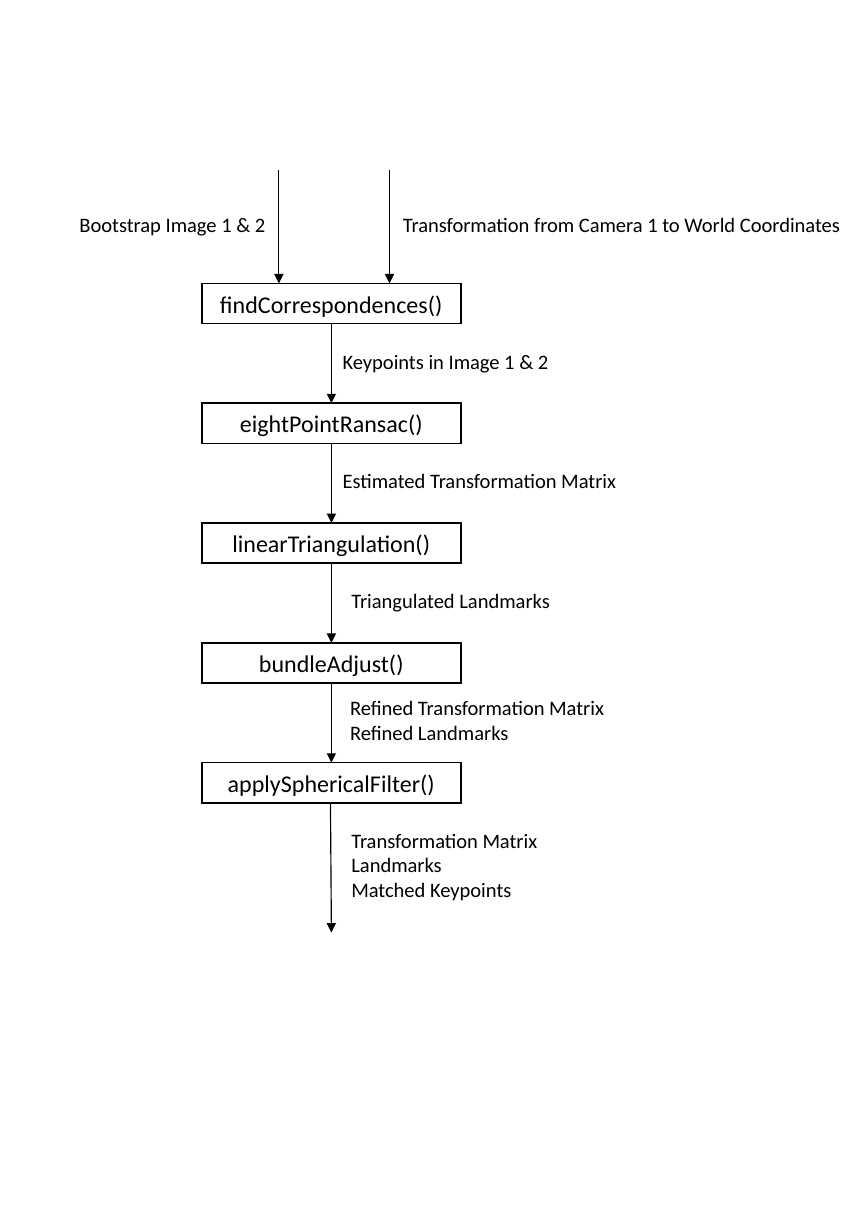
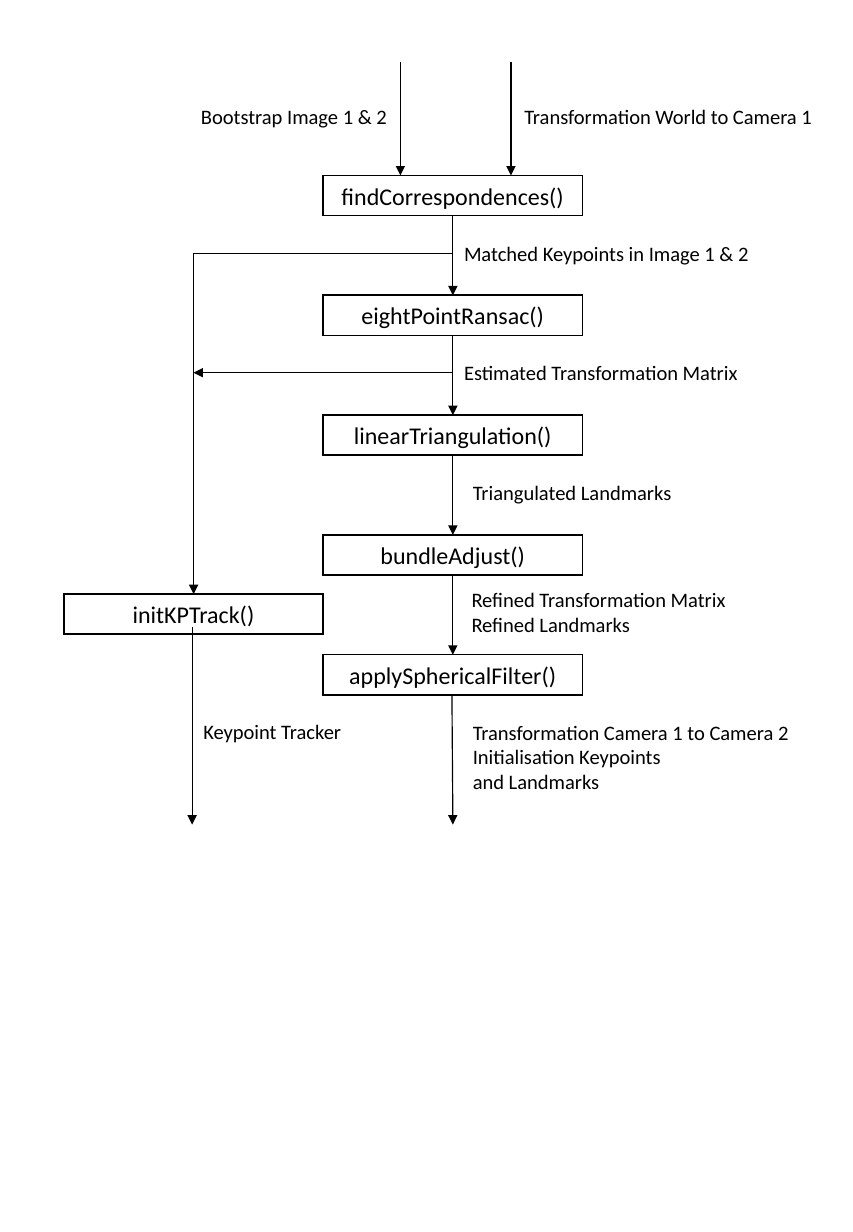
Before and after one commit to mvoellmy/vizbiz, a slide deck: slide 1 of latex/graphics/init_chart.pptx. Drawn at 853x1232 pixels with LibreOffice and Linux fonts; fonts in the diff are those of the drawing. Boxes give left, top, right and bottom in pixels: in the first picture for what was removed or moved away, otherwise in the second. Text is boxed around its words. In the diff, an @@ line names an element or a change of style, - is before the commit and + after.

Commit message:
updated init chart

```diff
--- a/latex/graphics/init_chart.pptx
+++ b/latex/graphics/init_chart.pptx
@@ text at [524, 109, 811, 124]: text changed @@
-Transformation from Camera 1 to World Coordinates
+Transformation World to Camera 1
@@ elbow arrow added from (453, 254) to (193, 594), #000000 0.75 pt @@
@@ text at [464, 246, 748, 265]: text changed @@
-Keypoints in Image 1 & 2
+Matched Keypoints in Image 1 & 2
@@ arrow added from (453, 373) to (193, 373), #000000 0.75 pt @@
@@ rectangle added at [64, 594, 323, 633], outline #000000 1 pt, 15.2 pt, text #000000 @@
+initKPTrack()
@@ text "Refined Transformation Matrix": place and size @@
-text "Refined Transformation Matrix" at [350, 700, 604, 740]
+text "Refined Transformation Matrix" at [472, 592, 726, 632]
@@ arrow added from (192, 628) to (192, 825), #000000 0.75 pt @@
@@ 7 arrows, 5 rectangles, 3 texts: place and size @@
-7 arrows, 5 rectangles, 3 texts at [79, 171, 616, 933]
+7 arrows, 5 rectangles, 3 texts at [201, 63, 738, 825]
@@ text added at [203, 724, 341, 743], 13 pt, text #000000 @@
+Keypoint Tracker
@@ text at [473, 726, 788, 789]: text changed @@
-Transformation Matrix
-Landmarks
-Matched Keypoints
+Transformation Camera 1 to Camera 2
+Initialisation Keypoints
+and Landmarks
```
Also in this commit, not shown: 1 other file.
